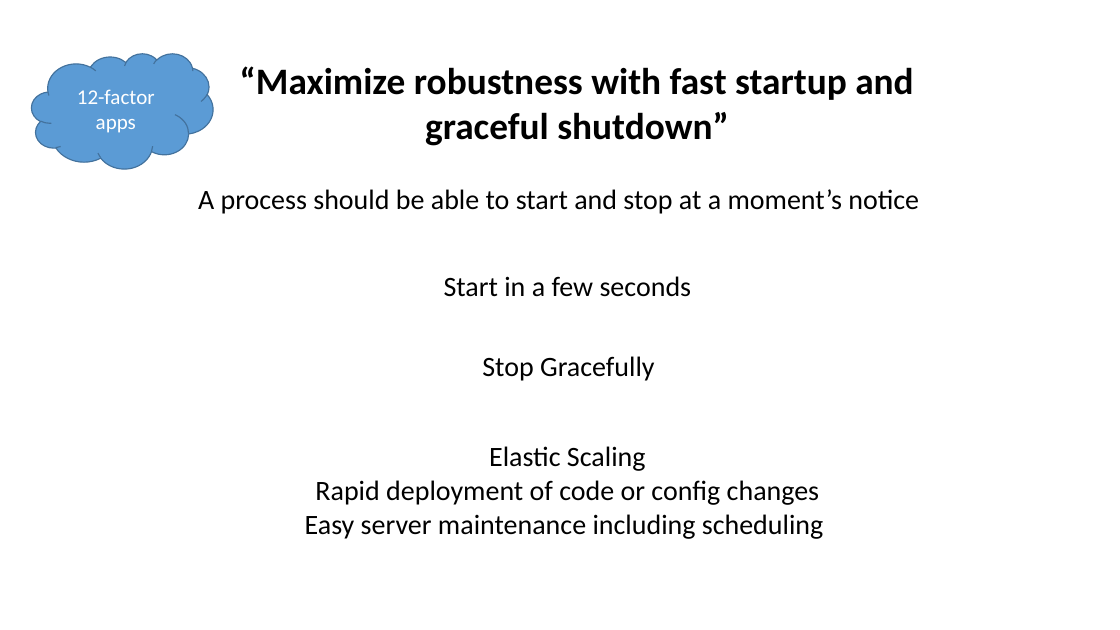
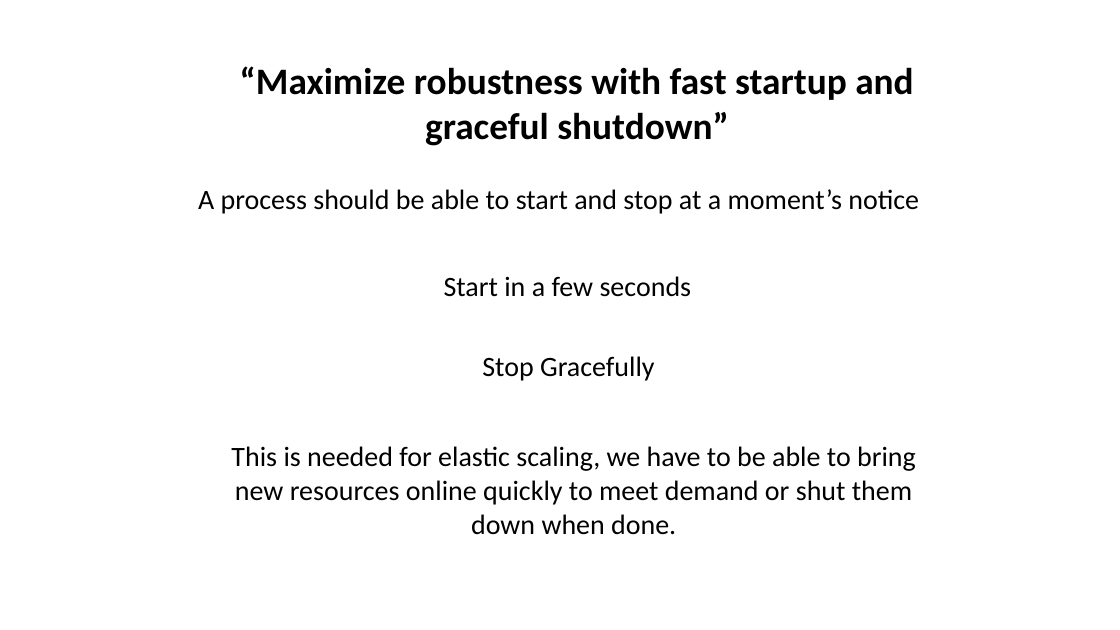
Before and after one commit to iancooper/Presentations, a slide deck: slide 33 of 12-factor apps in .NET (Short).pptx (slide 25 before the commit). Drawn at 1120x630 pixels with LibreOffice and Linux fonts; fonts in the diff are those of the drawing. Boxes give left, top, right and bottom in pixels: in the first picture for what was removed or moved away, otherwise in the second. Text is boxed around its words. In the diff, an @@ line names an element or a change of style, - is before the commit and + after.

```diff
--- a/12-factor apps in .NET (Short).pptx
+++ b/12-factor apps in .NET (Short).pptx
@@ cloud removed at [32,54,213,169] @@
-12-factor apps
@@ text at [231,446,916,535]: text changed @@
-Elastic Scaling
-Rapid deployment of code or config changes
-Easy server maintenance including scheduling
+This is needed for elastic scaling, we have to be able to bring new resources online quickly to meet demand or shut them down when done.
```
Also in this commit, not shown: 22 other slides changed, 19 slides added, 15 slides removed.
